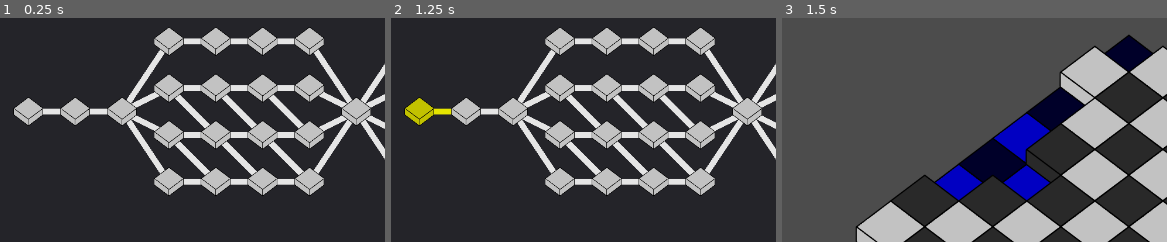
Above: before the commit, frames 1-3 (left to right).
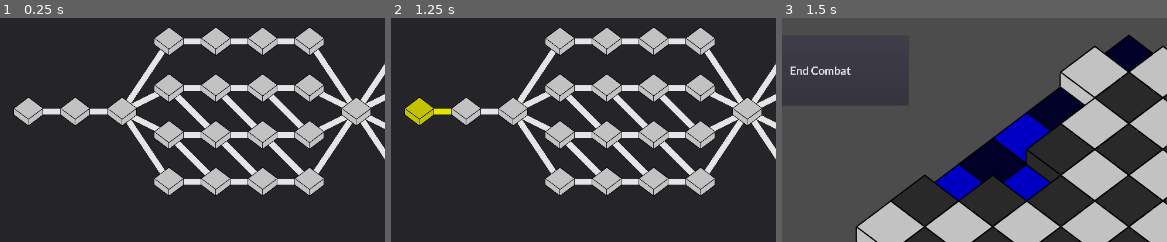
Above: after the commit, the same moments.

Repository: Trainzack/CS4700Final
Game: Godot game, scene res://scenes/MasterScene.tscn
The game is run twice, just before and just after one commit, with the same random seed, the same clock (stepped at 60 frames per second) and the same inputs.
Inputs (mouse positions are % of the whole screen's width and height, from its top left):
- Up to frame 1 (0.25 s): no input
- Up to frame 2 (1.25 s): tap Enter at 0.5 s; drag from (11, 21) to (29, 5) at 0.52 s
- Up to frame 3 (1.5 s): click "Begin Encounter" at 1.25 s
The pictures show only the part of the screen within x 7-57%, y 0-50%; the shares and areas given below are measured in that part.

Frames 1-2 are identical in both runs. In frame 3, 0.3% of the frame differs, in the area x 2-18%, y 21-26%.
Error before the commit: Attempt to call function 'connect' in base 'null instance' on a null instance. (res://scenes/UIManager.gd:25)

Commit message:
Fixed UI bug

Diff:
--- a/scenes/UIManager.gd
+++ b/scenes/UIManager.gd
@@ -22,7 +22,7 @@
 	get_node("CommandContainer").get_node("MovementButton").connect("pressed",self,"emit_movement_pressed")
 	get_node("CommandContainer").get_node("AttacksButton").connect("pressed",self,"emit_attack_pressed")
 	get_node("EndTurnContainer").get_node("EndTurnButton").connect("pressed",self,"emit_end_turn_pressed")
-	get_node("ExitCombatContainer/ExitCombatButton").connect("pressed",self,"emit_exit_combat")
+	get_node("ExitCombatContainer2/ExitCombatButton").connect("pressed",self,"emit_exit_combat")
 
 #_process is used to wait for user input from the keyboard
 func _process(delta):
@@ -31,6 +31,7 @@
 	if Input.is_action_just_pressed("select_attack") and commands.get_node("AttacksButton").disabled == false:
 		emit_attack_pressed()
 	if Input.is_action_just_pressed("end_turn"):
+		print("yeet")
 		emit_end_turn_pressed()
 
 #emit functions propogate signals when the corresponding buttons are pressed
--- a/scenes/UIManager.tscn
+++ b/scenes/UIManager.tscn
@@ -13,49 +13,49 @@
 [ext_resource path="res://art/ui/EndTurnButtonClicked.png" type="Texture" id=11]
 [ext_resource path="res://art/ui/EndTurnButtonHovered.png" type="Texture" id=12]
 [ext_resource path="res://fonts/font.tres" type="DynamicFont" id=13]
-[ext_resource path="res://art/ui/WhiteTurnUI.png" type="Texture" id=13]
-[ext_resource path="res://art/ui/WhiteTurnUITransition1.png" type="Texture" id=14]
-[ext_resource path="res://art/ui/WhiteTurnUITransition2.png" type="Texture" id=15]
-[ext_resource path="res://art/ui/WhiteTurnUITransition3.png" type="Texture" id=16]
-[ext_resource path="res://art/ui/WhiteTurnUITransition4.png" type="Texture" id=17]
-[ext_resource path="res://art/ui/WhiteTurnUITransition5.png" type="Texture" id=18]
-[ext_resource path="res://art/ui/WhiteTurnUITransition6.png" type="Texture" id=19]
-[ext_resource path="res://art/ui/BlackTurnUI.png" type="Texture" id=20]
-[ext_resource path="res://art/ui/BlackTurnUITransition1.png" type="Texture" id=21]
-[ext_resource path="res://art/ui/BlackTurnUITransition2.png" type="Texture" id=22]
-[ext_resource path="res://art/ui/BlackTurnUITransition3.png" type="Texture" id=23]
-[ext_resource path="res://art/ui/BlackTurnUITransition4.png" type="Texture" id=24]
-[ext_resource path="res://art/ui/BlackTurnUITransition5.png" type="Texture" id=25]
-[ext_resource path="res://art/ui/BlackTurnUITransition6.png" type="Texture" id=26]
-[ext_resource path="res://sound/chukka_07.wav" type="AudioStream" id=27]
-[ext_resource path="res://sound/tap_04.wav" type="AudioStream" id=28]
-[ext_resource path="res://sound/shizzle_07.wav" type="AudioStream" id=29]
+[ext_resource path="res://art/ui/BlackTurnUITransition1.png" type="Texture" id=14]
+[ext_resource path="res://art/ui/BlackTurnUITransition2.png" type="Texture" id=15]
+[ext_resource path="res://art/ui/BlackTurnUITransition3.png" type="Texture" id=16]
+[ext_resource path="res://art/ui/BlackTurnUITransition4.png" type="Texture" id=17]
+[ext_resource path="res://art/ui/BlackTurnUITransition5.png" type="Texture" id=18]
+[ext_resource path="res://art/ui/BlackTurnUITransition6.png" type="Texture" id=19]
+[ext_resource path="res://art/ui/WhiteTurnUI.png" type="Texture" id=20]
+[ext_resource path="res://art/ui/WhiteTurnUITransition1.png" type="Texture" id=21]
+[ext_resource path="res://art/ui/WhiteTurnUITransition2.png" type="Texture" id=22]
+[ext_resource path="res://art/ui/WhiteTurnUITransition3.png" type="Texture" id=23]
+[ext_resource path="res://art/ui/WhiteTurnUITransition4.png" type="Texture" id=24]
+[ext_resource path="res://art/ui/WhiteTurnUITransition5.png" type="Texture" id=25]
+[ext_resource path="res://art/ui/WhiteTurnUITransition6.png" type="Texture" id=26]
+[ext_resource path="res://art/ui/BlackTurnUI.png" type="Texture" id=27]
+[ext_resource path="res://sound/chukka_07.wav" type="AudioStream" id=28]
+[ext_resource path="res://sound/tap_04.wav" type="AudioStream" id=29]
+[ext_resource path="res://sound/shizzle_07.wav" type="AudioStream" id=30]
 
 [sub_resource type="SpriteFrames" id=1]
 
 animations = [ {
-"frames": [ ExtResource( 13 ) ],
+"frames": [ ExtResource( 14 ), ExtResource( 15 ), ExtResource( 16 ), ExtResource( 17 ), ExtResource( 18 ), ExtResource( 19 ), ExtResource( 20 ) ],
 "loop": true,
-"name": "white_turn",
-"speed": 5.0
+"name": "white_turn_transition",
+"speed": 35.0
 }, {
-"frames": [ ExtResource( 14 ), ExtResource( 15 ), ExtResource( 16 ), ExtResource( 17 ), ExtResource( 18 ), ExtResource( 19 ), ExtResource( 20 ) ],
+"frames": [ ExtResource( 21 ), ExtResource( 22 ), ExtResource( 23 ), ExtResource( 24 ), ExtResource( 25 ), ExtResource( 26 ), ExtResource( 27 ) ],
 "loop": true,
 "name": "black_turn_transition",
 "speed": 35.0
 }, {
 "frames": [ ExtResource( 20 ) ],
 "loop": true,
+"name": "white_turn",
+"speed": 5.0
+}, {
+"frames": [ ExtResource( 27 ) ],
+"loop": true,
 "name": "black_turn",
 "speed": 5.0
-}, {
-"frames": [ ExtResource( 21 ), ExtResource( 22 ), ExtResource( 23 ), ExtResource( 24 ), ExtResource( 25 ), ExtResource( 26 ), ExtResource( 13 ) ],
-"loop": true,
-"name": "white_turn_transition",
-"speed": 35.0
 } ]
 
-[node name="UIManager" type="Node"]
+[node name="UIManager" type="Node" index="0"]
 
 script = ExtResource( 1 )
 
@@ -166,13 +166,12 @@
 margin_bottom = 40.0
 rect_pivot_offset = Vector2( 0, 0 )
 rect_clip_content = false
-focus_mode = 2
 mouse_filter = 0
 mouse_default_cursor_shape = 0
 size_flags_horizontal = 1
 size_flags_vertical = 1
 toggle_mode = false
-enabled_focus_mode = 2
+enabled_focus_mode = 0
 shortcut = null
 group = null
 texture_normal = ExtResource( 10 )
@@ -180,7 +179,7 @@
 texture_hover = ExtResource( 12 )
 _sections_unfolded = [ "Rect", "Textures" ]
 
-[node name="ExitCombatContainer" type="Container" parent="." index="2"]
+[node name="ExitCombatContainer2" type="Container" parent="." index="2"]
 
 anchor_left = 0.0
 anchor_top = 0.0
@@ -188,21 +187,46 @@
 anchor_bottom = 0.0
 margin_left = 30.0
 margin_top = 30.0
-margin_right = 490.0
+margin_right = 1520.0
+margin_bottom = 230.0
+rect_scale = Vector2( 0.6, 0.6 )
+rect_pivot_offset = Vector2( 0, 0 )
+rect_clip_content = false
+mouse_filter = 0
+mouse_default_cursor_shape = 0
+size_flags_horizontal = 1
+size_flags_vertical = 1
+_sections_unfolded = [ "Margin", "Rect" ]
+__meta__ = {
+"_edit_group_": true
+}
+
+[node name="ExitCombatButton" type="Button" parent="ExitCombatContainer2" index="0"]
+
+anchor_left = 0.0
+anchor_top = 0.0
+anchor_right = 0.0
+anchor_bottom = 0.0
+margin_right = 500.0
 margin_bottom = 200.0
-rect_scale = Vector2( 0.6, 0.6 )
-rect_pivot_offset = Vector2( 0, 0 )
-rect_clip_content = false
-mouse_filter = 0
-mouse_default_cursor_shape = 0
-size_flags_horizontal = 1
-size_flags_vertical = 1
-_sections_unfolded = [ "Margin", "Rect" ]
-__meta__ = {
-"_edit_group_": true
-}
-
-[node name="WhoseTurnContainer" type="Container" parent="." index="2"]
+rect_pivot_offset = Vector2( 0, 0 )
+rect_clip_content = false
+focus_mode = 2
+mouse_filter = 0
+mouse_default_cursor_shape = 0
+size_flags_horizontal = 1
+size_flags_vertical = 1
+custom_fonts/font = ExtResource( 13 )
+toggle_mode = false
+enabled_focus_mode = 2
+shortcut = null
+group = null
+text = "End Combat"
+flat = false
+align = 1
+_sections_unfolded = [ "Rect", "Textures", "custom_fonts" ]
+
+[node name="WhoseTurnContainer" type="Container" parent="." index="3"]
 
 anchor_left = 0.0
 anchor_top = 0.0
@@ -230,16 +254,7 @@
 frames = SubResource( 1 )
 animation = "white_turn"
 
-[node name="EndTurnSound" type="AudioStreamPlayer" parent="." index="3"]
-
-stream = ExtResource( 27 )
-volume_db = 0.0
-pitch_scale = 1.0
-autoplay = false
-mix_target = 0
-bus = "Sound Effects"
-
-[node name="SelectAttackSound" type="AudioStreamPlayer" parent="." index="4"]
+[node name="EndTurnSound" type="AudioStreamPlayer" parent="." index="4"]
 
 stream = ExtResource( 28 )
 volume_db = 0.0
@@ -248,7 +263,7 @@
 mix_target = 0
 bus = "Sound Effects"
 
-[node name="SelectMoveSound" type="AudioStreamPlayer" parent="." index="5"]
+[node name="SelectAttackSound" type="AudioStreamPlayer" parent="." index="5"]
 
 stream = ExtResource( 29 )
 volume_db = 0.0
@@ -256,3 +271,34 @@
 autoplay = false
 mix_target = 0
 bus = "Sound Effects"
+
+[node name="SelectMoveSound" type="AudioStreamPlayer" parent="." index="6"]
+
+stream = ExtResource( 30 )
+volume_db = 0.0
+pitch_scale = 1.0
+autoplay = false
+mix_target = 0
+bus = "Sound Effects"
+
+[node name="ExitCombatContainer" type="Container" parent="." index="7"]
+
+anchor_left = 0.0
+anchor_top = 0.0
+anchor_right = 0.0
+anchor_bottom = 0.0
+margin_left = 30.0
+margin_top = 30.0
+margin_right = 490.0
+margin_bottom = 200.0
+rect_scale = Vector2( 0.6, 0.6 )
+rect_pivot_offset = Vector2( 0, 0 )
+rect_clip_content = false
+mouse_filter = 0
+mouse_default_cursor_shape = 0
+size_flags_horizontal = 1
+size_flags_vertical = 1
+_sections_unfolded = [ "Margin", "Rect" ]
+__meta__ = {
+"_edit_group_": true
+}
Not shown: 1 places in scenes/UIManager.tscn that only renumber resources
